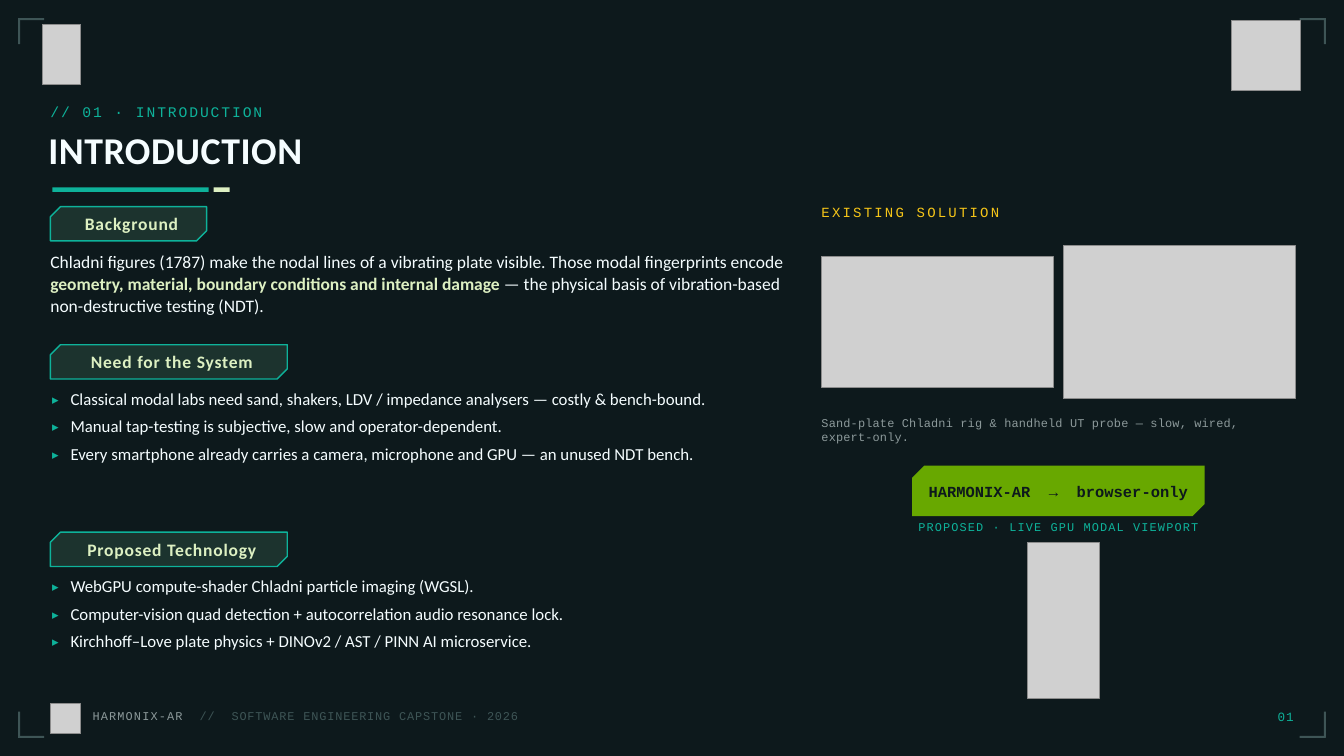
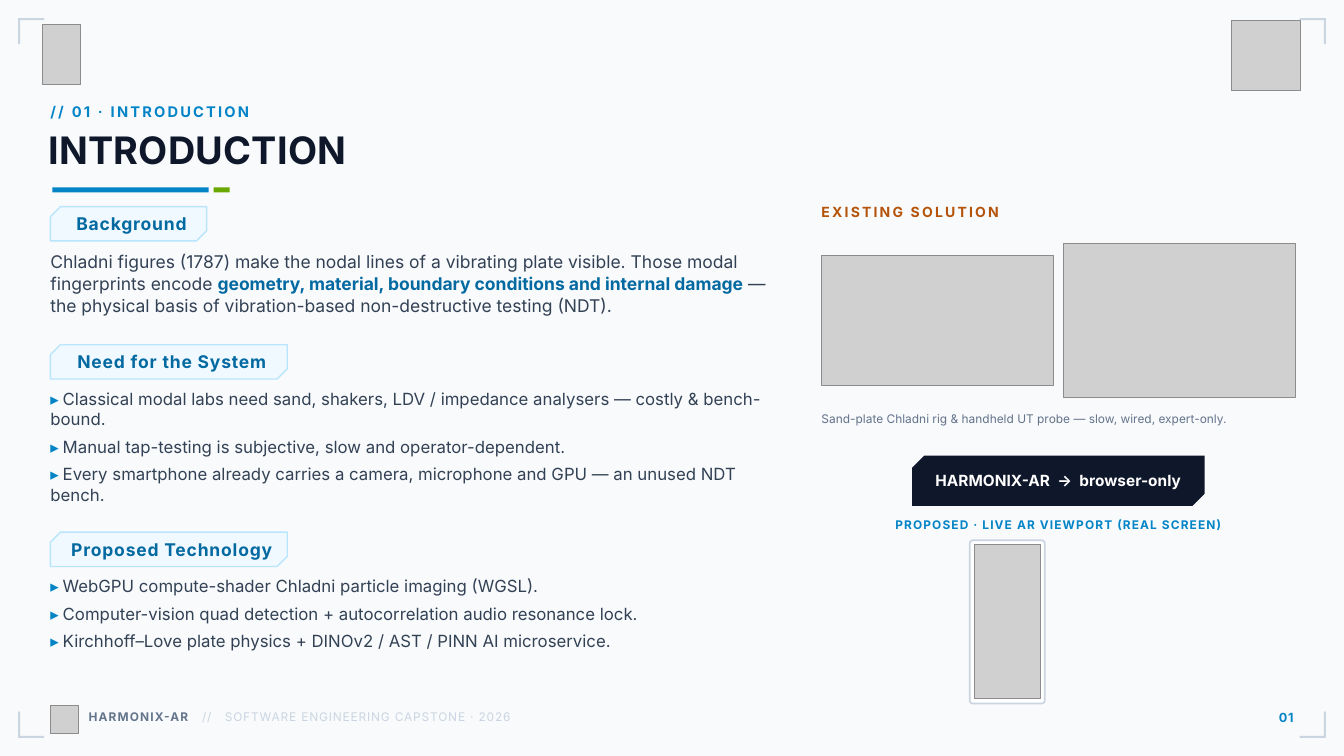
Before and after one commit to nandhish3004/Harmonix-AI, a slide deck: slide 2 of HARMONIX-AR_Capstone_Deck.pptx. Drawn at 1344x756 pixels with LibreOffice and Linux fonts; fonts in the diff are those of the drawing; grey boxes stand for pictures; background and template pictures are left out. Boxes give left, top, right and bottom in pixels: in the first picture for what was removed or moved away, otherwise in the second. Text is boxed around its words. In the diff, an @@ line names an element or a change of style, - is before the commit and + after.

Commit message:
docs: capstone deck v2 — real app UI screenshots (headless build) + current light engineering theme + reference-exact title slide

```diff
--- a/HARMONIX-AR_Capstone_Deck.pptx
+++ b/HARMONIX-AR_Capstone_Deck.pptx
@@ background #0D191C to picture (left out) @@
@@ text "// 01 · INTRODUCTION" at bbox=[72, 106, 249, 117]: font Courier New to Inter, text colour #0EB29A to #0284C7, letter spacing 1.4 to 1.6 pt, bold on @@
@@ text "INTRODUCTION" at bbox=[48, 136, 346, 165]: font Calibri to Inter, text colour #F5FDFF to #0F172A, letter spacing 0.4 to 0.2 pt @@
@@ rectangle at bbox=[52, 188, 209, 193]: fill #0EB29A to #0284C7 @@
@@ rectangle at bbox=[214, 188, 230, 193]: fill #DDF0C2 to #68A800 @@
@@ text "EXISTING SOLUTION" at bbox=[821, 206, 999, 217]: font Courier New to Inter, text colour #F5C518 to #B45309, bold on @@
@@ text "Chladni figures (1787) make the ..." at bbox=[50, 254, 743, 316]: font Calibri to Inter; text colour #F5FDFF to #334155 in "Chladni figures (1787) make the nodal lines ..."; text colour #DDF0C2 to #0369A1 in "geometry, material, boundary conditions and internal damage" @@
@@ text "▸ Classical modal labs need ..." at bbox=[50, 392, 760, 501]: font Courier New to Inter, text colour #0EB29A to #0284C7 in "▸", "▸", "▸"; font Calibri to Inter, text colour #F5FDFF to #334155 @@
@@ text "Sand-plate Chladni rig & handheld ..." at bbox=[821, 414, 1227, 426]: font Courier New to Inter, text colour #8C999A to #64748B, letter spacing 0.1 to 0 pt @@
@@ freeform shape "HARMONIX-AR → browser-only": place and size @@
-freeform shape "HARMONIX-AR → browser-only" at bbox=[912, 466, 1205, 516]
+freeform shape "HARMONIX-AR → browser-only" at bbox=[912, 456, 1205, 506]
@@ freeform shape "HARMONIX-AR → browser-only" at bbox=[912, 456, 1205, 506]: font Courier New to Inter, text colour #0D191C to #FFFFFF; fill #68A800 to #0F172A @@
@@ font Calibri to Inter, text colour #DDF0C2 to #0369A1; fill #1C332E to #F0F9FF; outline #0EB29A 1 pt to #BAE6FD 1 pt in 3 elements at bbox=[50, 207, 207, 241], bbox=[50, 345, 287, 379], bbox=[50, 532, 287, 567] @@
@@ text at bbox=[895, 519, 1221, 530]: text changed; font Courier New to Inter; text colour #0EB29A to #0284C7; bold on @@
-PROPOSED · LIVE GPU MODAL VIEWPORT
+PROPOSED · LIVE AR VIEWPORT (REAL SCREEN)
@@ rounded rectangle added at bbox=[970, 540, 1046, 704], fill #FFFFFF, outline #CBD5E1 1.25 pt @@
@@ picture added at bbox=[974, 545, 1041, 700] @@
@@ picture removed at bbox=[1027, 542, 1100, 699] @@
@@ text "▸ WebGPU compute-shader Chladni particle ..." at bbox=[63, 578, 638, 651]: font Courier New to Inter, text colour #0EB29A to #0284C7 in "▸", "▸", "▸"; font Calibri to Inter, text colour #F5FDFF to #334155 @@
@@ text "HARMONIX-AR // SOFTWARE ENGINEERING CAPSTONE ..." at bbox=[89, 712, 511, 721]: font Courier New to Inter; text colour #8C999A to #64748B, bold on in "HARMONIX-AR"; text colour #3E5556 to #CBD5E1 in "// SOFTWARE ENGINEERING CAPSTONE · 2026" @@
@@ text "01" at bbox=[1279, 712, 1294, 722]: font Courier New to Inter, text colour #0EB29A to #0284C7, bold on @@
@@ fill #3E5556 to #CBD5E1 in 8 elements at bbox=[18, 18, 20, 44], bbox=[18, 18, 44, 20], bbox=[1324, 18, 1326, 44], bbox=[1300, 18, 1326, 20], bbox=[18, 712, 20, 738], bbox=[18, 736, 44, 738], bbox=[1324, 712, 1326, 738], bbox=[1300, 736, 1326, 738] @@
```
Also in this commit, not shown: 23 other slides changed, 2 slides added, 2 slides removed, 2 other files.
